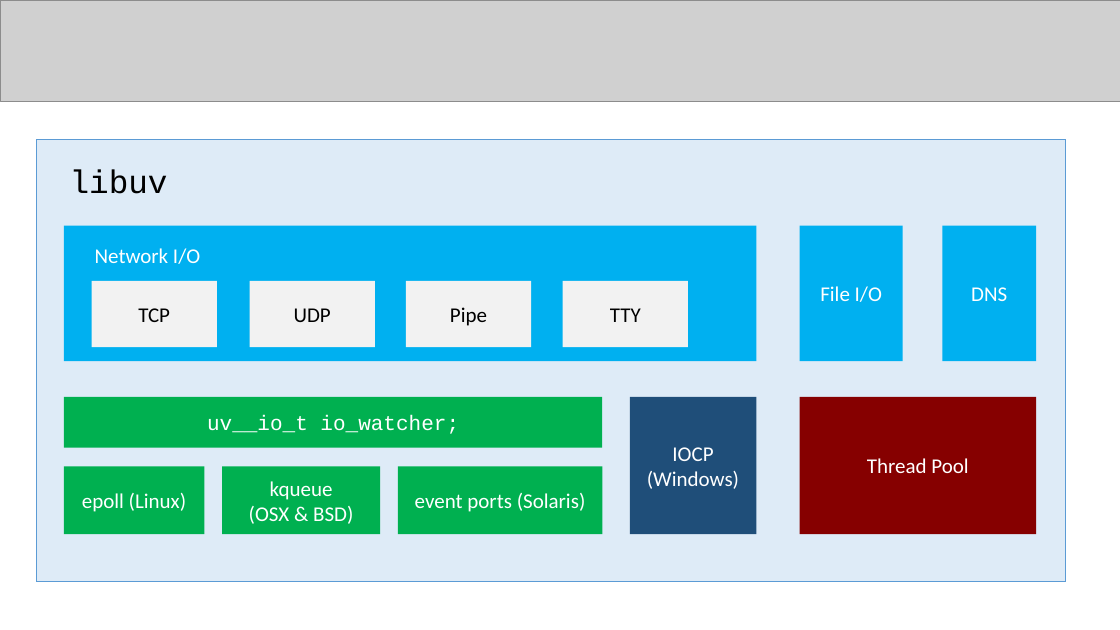
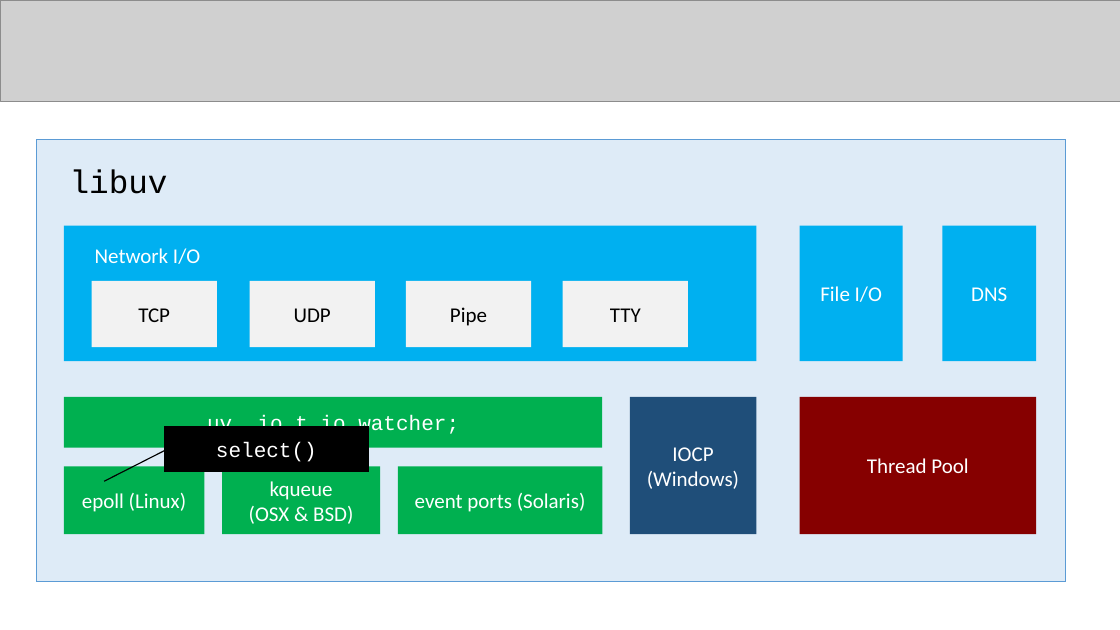
Before and after one commit to badescuga/NodeJsDemo, a slide deck: slide 14 of slidedeck/slides.pptx (slide 18 before the commit). Drawn at 1120x630 pixels with LibreOffice and Linux fonts; fonts in the diff are those of the drawing; grey boxes stand for pictures. Boxes give left, top, right and bottom in pixels: in the first picture for what was removed or moved away, otherwise in the second. Text is boxed around its words. In the diff, an @@ line names an element or a change of style, - is before the commit and + after.

```diff
--- a/slidedeck/slides.pptx
+++ b/slidedeck/slides.pptx
@@ border callout added at <box>165,427,369,471</box>, fill #000000, outline #000000 1 pt, 18 pt, text #FFFFFF @@
+select()
```
Also in this commit, not shown: 5 other slides changed, 2 slides added, 1 slide removed.
